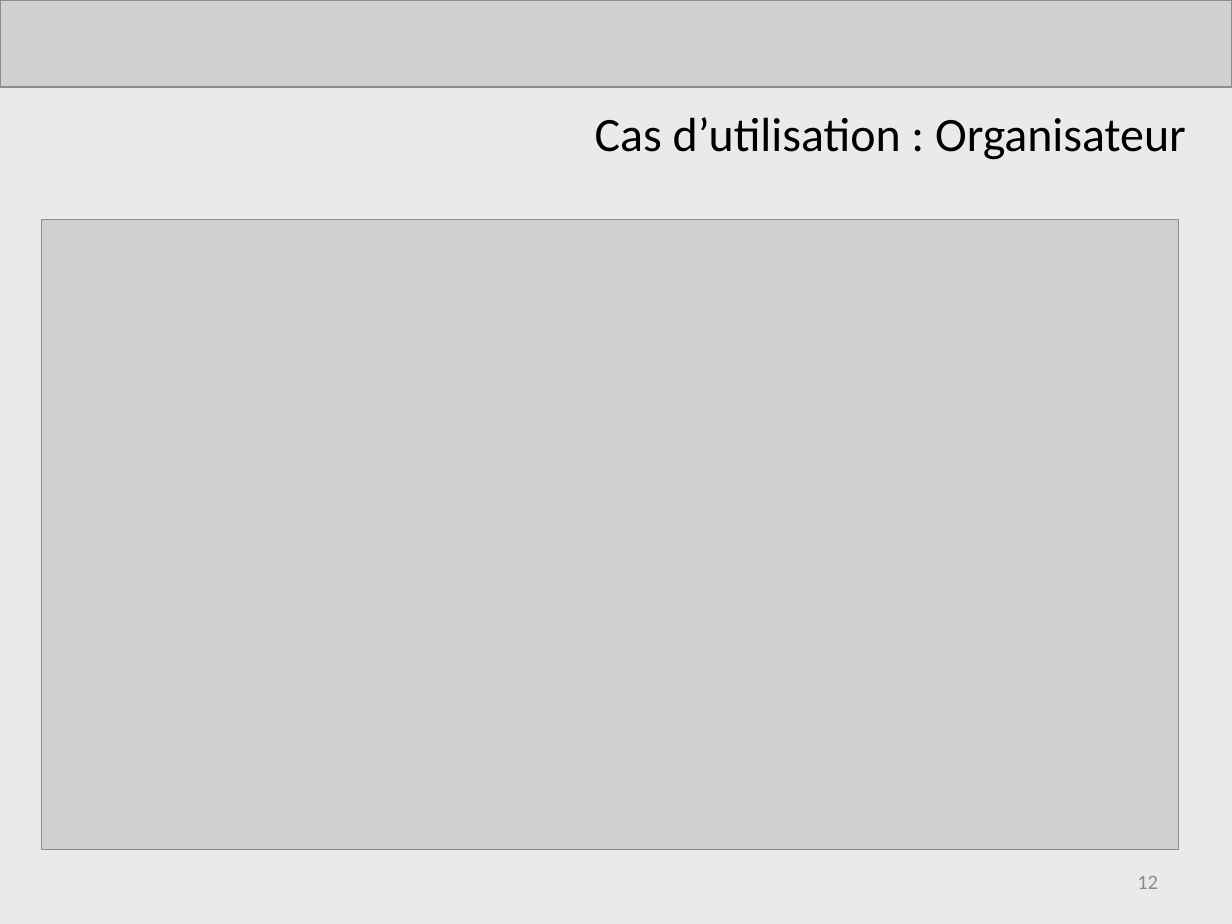
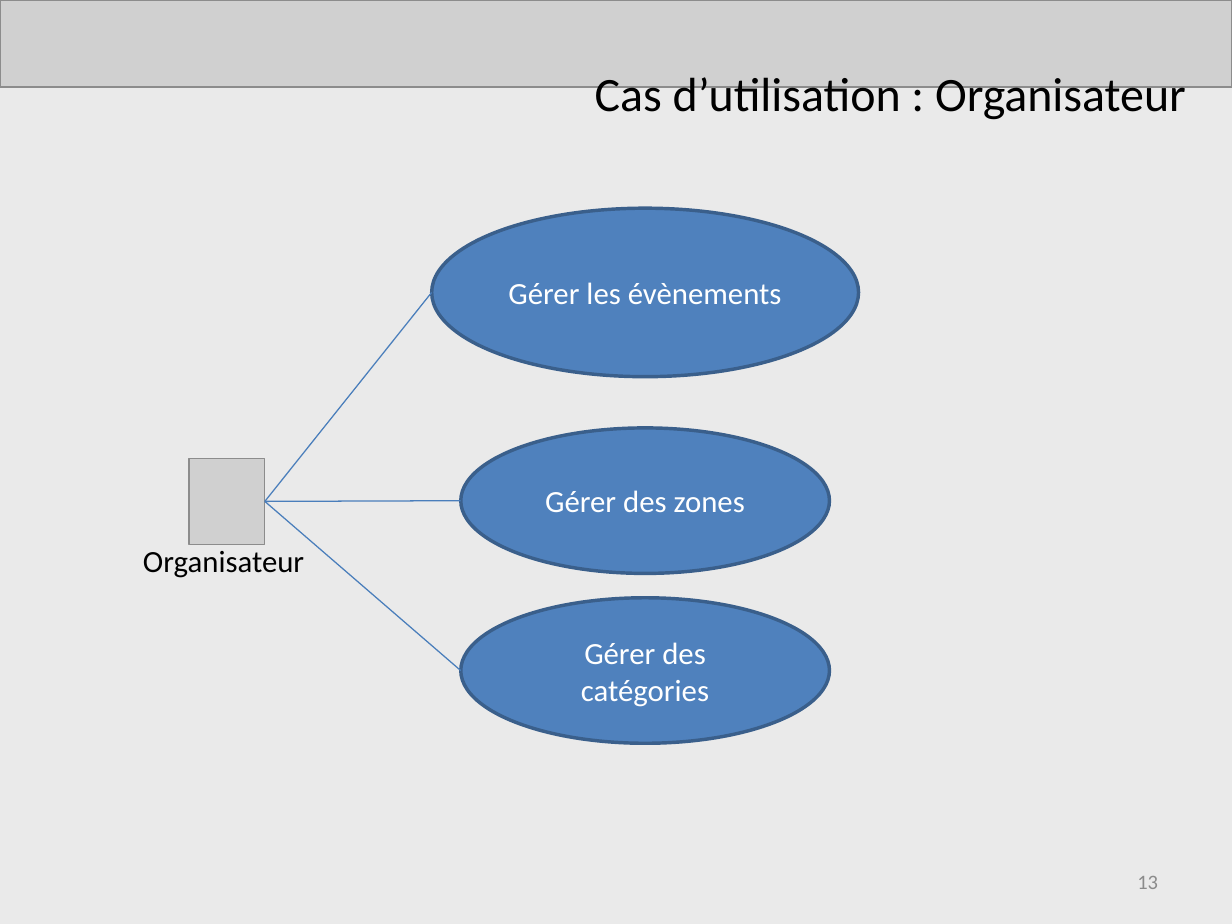
Before and after one commit to AdrienLombard/SimplePass, a slide deck: slide 13 of doc/Présentations/Projet Courchevel - Soutenance finale.pptx (slide 12 before the commit). Drawn at 1232x924 pixels with LibreOffice and Linux fonts; fonts in the diff are those of the drawing; grey boxes stand for pictures. Boxes give left, top, right and bottom in pixels: in the first picture for what was removed or moved away, otherwise in the second. Text is boxed around its words. In the diff, an @@ line names an element or a change of style, - is before the commit and + after.

```diff
--- a/doc/Présentations/Projet Courchevel - Soutenance finale.pptx
+++ b/doc/Présentations/Projet Courchevel - Soutenance finale.pptx
@@ title "Cas d’utilisation : Organisateur": place and size @@
-title "Cas d’utilisation : Organisateur" at box(595, 117, 1186, 160)
+title "Cas d’utilisation : Organisateur" at box(595, 77, 1186, 119)
@@ ellipse added at box(431, 208, 857, 377), fill #4F81BD, outline #3A5F8C 2 pt, 18 pt, text #FFFFFF @@
+Gérer les évènements
@@ picture removed at box(42, 219, 1179, 849) @@
@@ line added from (265, 501) to (431, 292), #4B7EBC 0.75 pt @@
@@ ellipse added at box(461, 428, 829, 573), fill #4F81BD, outline #3A5F8C 2 pt, 18 pt, text #FFFFFF @@
+Gérer des zones
@@ picture added at box(190, 458, 265, 545) @@
@@ line added from (265, 501) to (461, 500), #4B7EBC 0.75 pt @@
@@ line added from (265, 501) to (461, 670), #4B7EBC 0.75 pt @@
@@ text added at box(143, 551, 304, 578), 18 pt, text #000000 @@
+Organisateur
@@ ellipse added at box(461, 598, 829, 743), fill #4F81BD, outline #3A5F8C 2 pt, 18 pt, text #FFFFFF @@
+Gérer des catégories
@@ page number at box(1137, 876, 1158, 889): text changed @@
-12
+13
```
Also in this commit, not shown: 5 other slides changed, 4 slides added.
